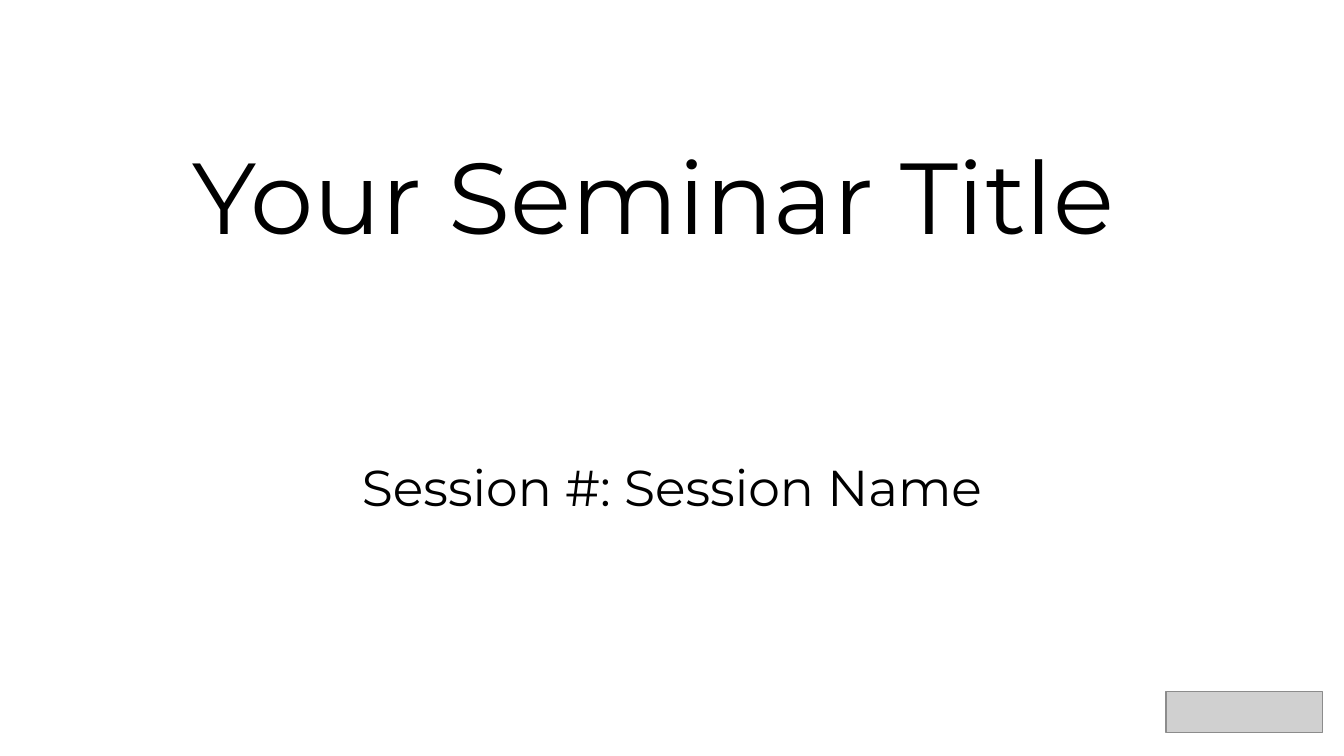
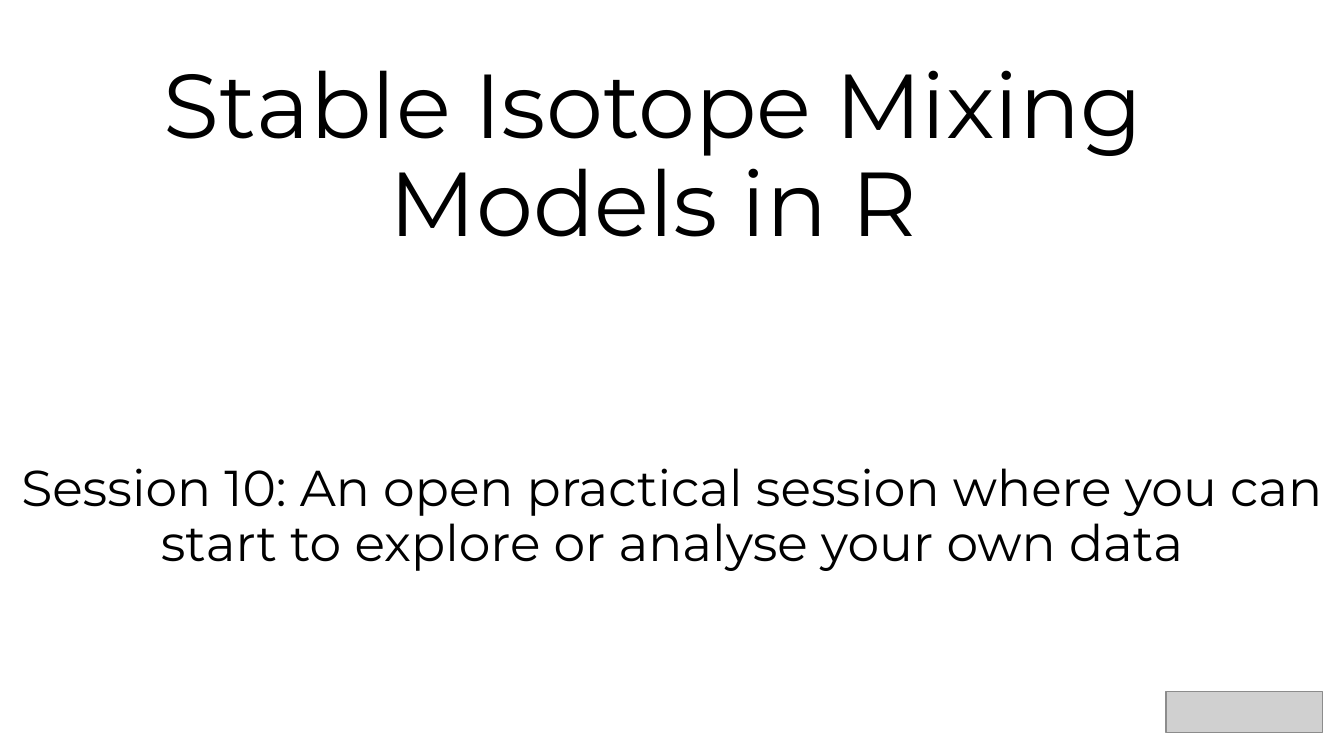
Before and after one commit to andrewcparnell/simms_course, a slide deck: slide 4 of Instats/Day-2/Session-10/open-practical-instats.pptx. Drawn at 1344x756 pixels with LibreOffice and Linux fonts; fonts in the diff are those of the drawing; grey boxes stand for pictures. Boxes give left, top, right and bottom in pixels: in the first picture for what was removed or moved away, otherwise in the second. Text is boxed around its words. In the diff, an @@ line names an element or a change of style, - is before the commit and + after.

```diff
--- a/Instats/Day-2/Session-10/open-practical-instats.pptx
+++ b/Instats/Day-2/Session-10/open-practical-instats.pptx
@@ title at (164, 70, 1143, 237): text changed; size 72 to 64.8 pt @@
-Your Seminar Title
+Stable Isotope Mixing Models in R
@@ subtitle at (21, 468, 1322, 571): text changed @@
-Session #: Session Name
+Session 10: An open practical session where you can start to explore or analyse your own data
```
Also in this commit, not shown: 2 slides removed, 17 other files.
